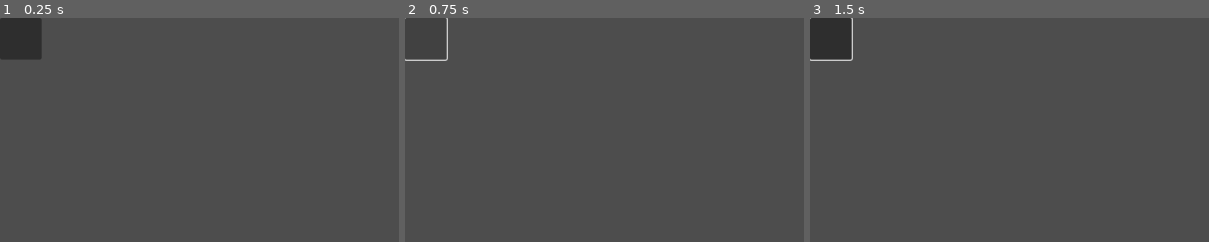
Above: before the commit, frames 1-3 (left to right).
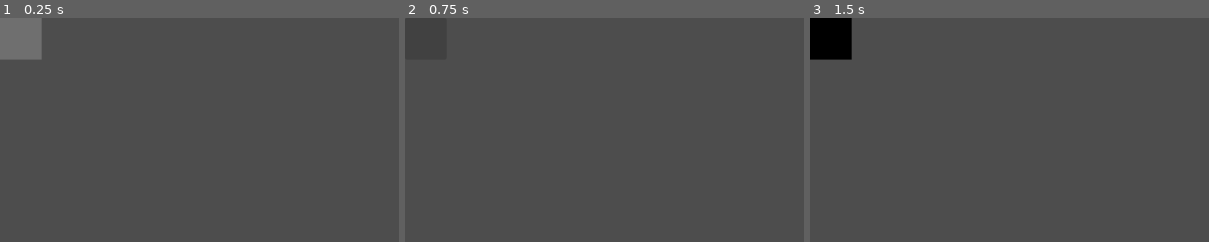
Above: after the commit, the same moments.

Repository: CodeOS99/PixelProLite
Game: Godot game, scene res://scenes/drawing_pixel.tscn
The game is run twice, just before and just after one commit, with the same random seed, the same clock (stepped at 60 frames per second) and the same inputs. This scene is started directly instead of the project's main scene.
Inputs (mouse positions are % of the whole screen's width and height, from its top left):
- Up to frame 1 (0.25 s): no input
- Up to frame 2 (0.75 s): click (3, 5) at 0.5 s
- Up to frame 3 (1.5 s): tap Enter at 1.25 s; move the mouse to (72, 45) at 1.27 s; press the mouse at (72, 45) at 1.28 s; hold Right from 1.28 s (still down)
The pictures show only the part of the screen within x 0-50%, y 0-50%; the shares and areas given below are measured in that part.

The runs differ from the first frame. In frame 1, 2.0% of the frame differs, in the area x 0-11%, y 0-19%; in frame 2, 0.2%; in frame 3, 2.1%, in the area x 0-11%, y 0-20%.

Commit message:
Made the pixel actually work

Diff:
--- a/scenes/drawing_pixel.tscn
+++ b/scenes/drawing_pixel.tscn
@@ -1,6 +1,18 @@
-[gd_scene format=3 uid="uid://h5pudex7gjpg"]
+[gd_scene load_steps=4 format=3 uid="uid://h5pudex7gjpg"]
+
+[ext_resource type="Script" path="res://scripts/drawing_pixel.gd" id="1_kc42n"]
+
+[sub_resource type="StyleBoxEmpty" id="StyleBoxEmpty_8emh7"]
+
+[sub_resource type="StyleBoxFlat" id="StyleBoxFlat_jx5us"]
+bg_color = Color(0.6, 0.6, 0.6, 0.45098)
 
 [node name="DrawingPixel" type="Button"]
 custom_minimum_size = Vector2(60, 60)
 offset_right = 8.0
 offset_bottom = 8.0
+theme_override_styles/focus = SubResource("StyleBoxEmpty_8emh7")
+theme_override_styles/normal = SubResource("StyleBoxFlat_jx5us")
+script = ExtResource("1_kc42n")
+
+[connection signal="pressed" from="." to="." method="_on_pressed"]
--- a/scripts/Globals.gd
+++ b/scripts/Globals.gd
@@ -2,3 +2,4 @@
 
 static var money: int = 100
 static var draw_size := Vector2(8, 8)
+static var curr_col := Color(0, 0, 0)
--- /dev/null
+++ b/scripts/drawing_pixel.gd
@@ -0,0 +1,6 @@
+extends Button
+
+func _on_pressed() -> void:
+	var style = StyleBoxFlat.new()
+	style.bg_color = Globals.curr_col
+	add_theme_stylebox_override("normal", style)
